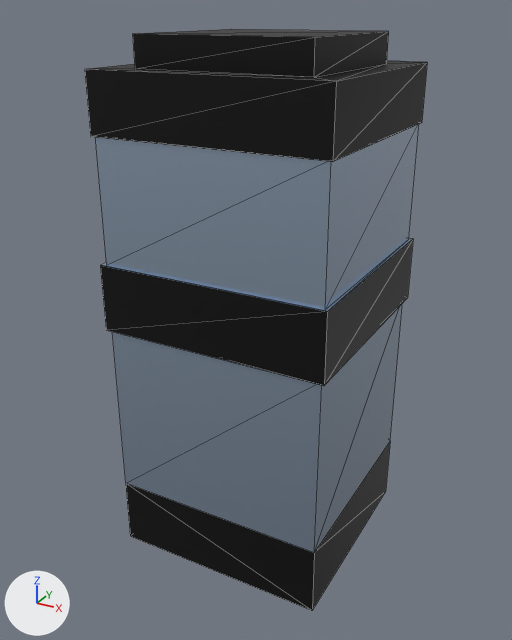
A saved change to the glTF model assets/main_game_assets/building2.glb.
Before and after are seen from a 50 mm camera at (4.55, -8.56, 7.05) aimed at (-0.08, -0.13, 2.83). The axes (+X, +Y, +Z) are drawn at lower left. The lights are the same throughout. The picture after the commit comes second. Mesh edges are drawn as thin lines. Where no turn or scale is listed for an object, it has been applied to the vertices.
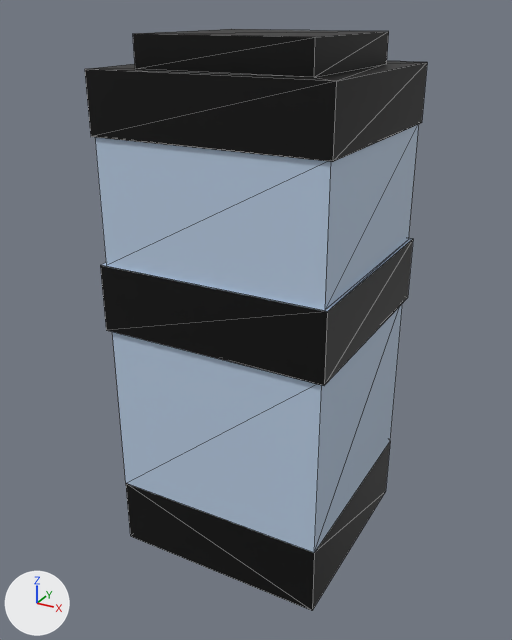
Changed parts and their boxes (x1, y1, x2, y2) in the pictures (512 x 640 px):
'Cube.001', surface changed (lighter)
    both: (95, 124, 419, 555)

Diff of the bpy script that builds the scene:
```diff
--- a/assets/main_game_assets/building2.glb.py
+++ b/assets/main_game_assets/building2.glb.py
@@ mat_material_002 @@
 mat_material_002.base_color = (0.501, 0.627, 0.8)  # blue #bccfe7
-mat_material_002.metallic = 0.9
 mat_material_002.roughness = 0.0
```
